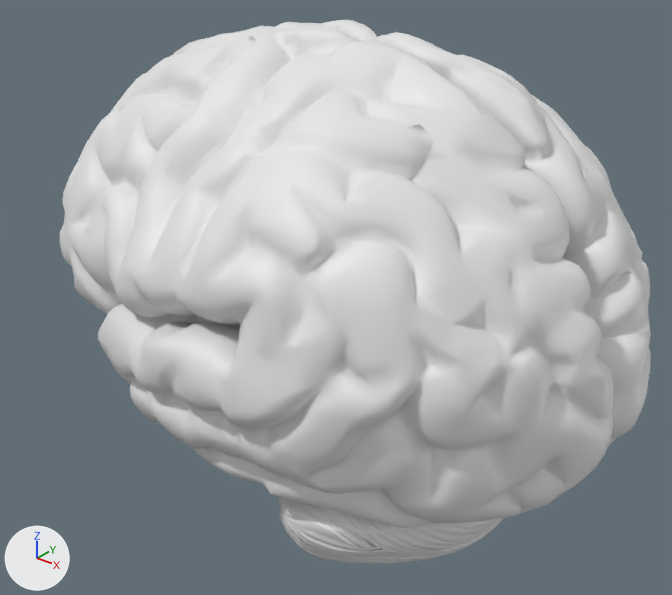
An edit to the glTF model static/brain.glb, drawn before and after from the same camera.
One viewpoint serves both versions: a 50 mm lens placed at (1.143, -1.361, 0.825), pointed at (0.012, 0.053, -0.051). The axes (+X, +Y, +Z) are drawn at lower left. The lights are the same throughout. Vertices at the same position are counted once.

In view in the first picture: 'Brain_Model'.
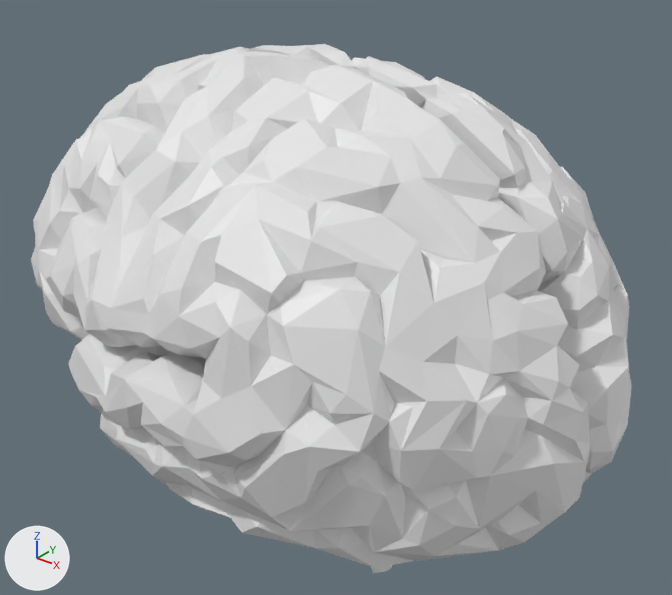
What differs and where, as boxes [x1, y1, x2, y2] in the pictures (672 x 595 px):
'Brain_Model', reshaped: before [60, 20, 651, 564]; after [31, 44, 632, 573]
part 1 of me_brain_model, rebuilt: before [60, 26, 613, 528]; after [31, 51, 590, 568]
part 2 of me_brain_model, rebuilt: before [239, 20, 651, 445]; after [213, 44, 632, 483]
part 3 of me_brain_model, rebuilt (not visible before): after [371, 565, 392, 573]
part 4 of me_brain_model, deleted: before [279, 497, 503, 564]

What changed in the scene script:
```text
Change me_brain_model:
    used by ob_brain_model
    remove me_brain_model.from_pydata(...)  # 28987 vertices, 57749 faces; spans x -0.655..0.662, y -0.452..0.606, z -0.6..0.516
    add me_brain_model.from_pydata(...)  # 2879 vertices, 5620 faces; spans x -0.663..0.658, y -0.53..0.529, z -0.635..0.478
    me_brain_model part 1: the loose piece of 7195 vertices spanning x -0.655..0.661, y -0.452..0.084, z -0.321..0.516 is rebuilt with 1161 vertices and now spans x -0.663..0.655, y -0.53..0.007, z -0.356..0.478
    me_brain_model part 2: the loose piece of 6955 vertices spanning x -0.655..0.662, y 0.071..0.606, z -0.321..0.516 is rebuilt with 1102 vertices and now spans x -0.658..0.658, y -0.006..0.529, z -0.356..0.476
    me_brain_model part 3: the loose piece of 4419 vertices spanning x -0.308..0.237, y -0.246..0.424, z -0.6..0.206 is rebuilt with 616 vertices and now spans x -0.311..0.235, y -0.322..0.349, z -0.635..0.173
    me_brain_model part 4: the loose piece of 9649 vertices spanning x 0.041..0.504, y -0.333..0.526, z -0.463..-0.091 is deleted
    me_brain_model part 5: the surface is now shaded flat
```
